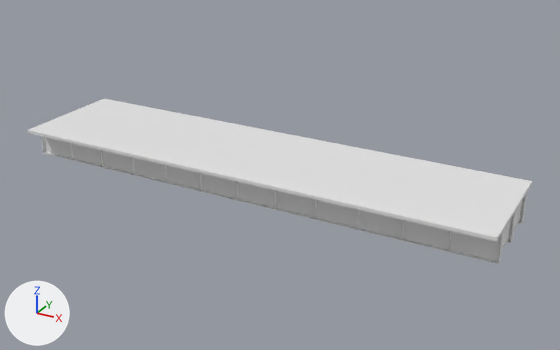
Renders of the OBJ model IFC/Steel/Darbhanga/Sup_Str/D_35_2L_NF_S/model.obj from each side of a commit.
Before and after are seen from a camera (50 mm lens) standing at (42.7, -42.9, 21.4) and looking at (18.9, 0.4, -0.2). Every picture has the same lights, and +X, +Y and +Z are marked at lower left. The first picture is the older version. Where no turn or scale is listed for an object, it has been applied to the vertices. Vertices at exactly the same position are counted once.

The first picture shows 'model'.
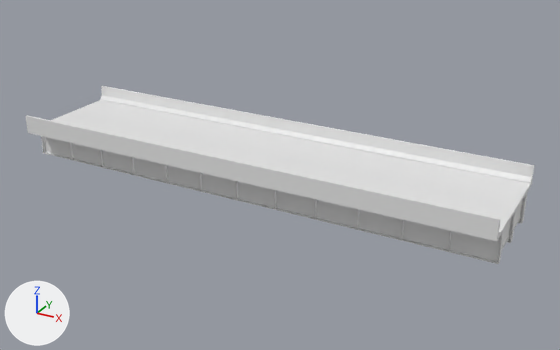
Patch to the scene script:
```diff
--- a/IFC/Steel/Darbhanga/Sup_Str/D_35_2L_NF_S/model.obj.py
+++ b/IFC/Steel/Darbhanga/Sup_Str/D_35_2L_NF_S/model.obj.py
@@ me_model @@
 # used by ob_model
-me_model.from_pydata(...)  # 1760 vertices, 3028 faces; spans x 0.0..35.0, y -4.3..4.3, z -1.1..1.3
+me_model.from_pydata(...)  # 1788 vertices, 3072 faces; spans x 0.0..35.0, y -4.3..4.3, z -1.1..2.4
+# me_model part 1
+# 16 vertices are added at x 0.0..35.0, y -4.3..4.3, z 1.3..2.4
+# 12 new vertices lie (35.0, 0.0, 0.0) away from vertices in x 0.0, y -4.1..4.1, z 1.3..2.4
+# 44 new faces join them
```

Pixel boxes [x1, y1, x2, y2] of what changed, in the pictures (560 x 350 px):
'model', reshaped (8% taller): before [27, 99, 532, 264]; after [26, 86, 535, 264]
part 1 of me_model, added: after [26, 86, 535, 238]
